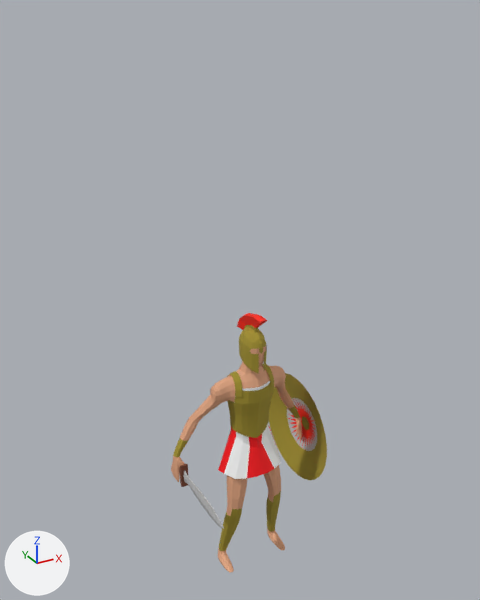
One commit to the FBX model Pacification/Assets/Prefabs/Features/Units/ReguarEra1.fbx: the scene before it, then after it.
One viewpoint serves both versions: a camera (50 mm lens) standing at (-4.01, -6.96, 5.88) and looking at (-0.03, 0.29, 2.26). The axes (+X, +Y, +Z) are drawn at lower left. The lights are the same throughout. Where no turn or scale is listed for an object, it has been applied to the vertices.

Objects in the first picture: 'Armure', 'Bouclier', 'Bracelet_armure', 'Bretelle_Armure', 'Casque', 'Corps', 'Crête', 'Jambes_armure', 'Mains', 'Pieds', 'Tunique', 'Tunique.001', 'Xiphos_manche'.
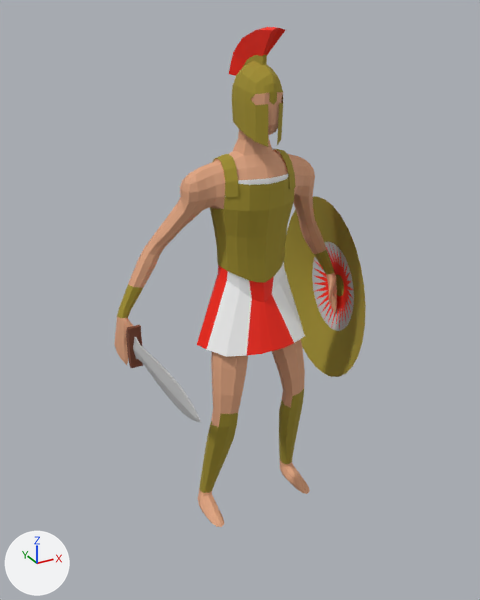
Where the change shows, as pixel boxes [x1, y1, x2, y2] in the pictures (480 x 600 px):
'Corps', moved, rescaled (72% wider, 96% taller): before [180, 346, 295, 516]; after [128, 92, 326, 427]
'Bouclier3', added (yellow): after [284, 196, 366, 377]
'Armure', moved, rescaled: before [227, 383, 274, 438]; after [210, 177, 294, 283]
'Tunique', moved, rescaled: before [224, 381, 281, 479]; after [206, 149, 305, 357]
'Tunique.001', moved, rescaled (66% wider, 67% taller): before [218, 424, 276, 478]; after [197, 265, 294, 356]
'Casque', moved, rescaled (79% wider, 90% taller): before [239, 325, 267, 373]; after [232, 55, 283, 147]
'Bouclier', deleted (yellow): before [269, 373, 327, 480]
'Jambes_armure', moved, rescaled (67% wider, 72% taller): before [219, 491, 281, 551]; after [200, 389, 304, 493]
'Xiphos_manche', moved, rescaled (65% wider, 48% taller): before [179, 464, 224, 529]; after [126, 325, 201, 422]
'Crête', moved, rescaled (84% wider, 178% taller): before [237, 313, 267, 330]; after [229, 27, 285, 76]
'Pieds', moved, rescaled (66% wider, 52% taller): before [218, 529, 285, 572]; after [198, 461, 310, 527]
'Bretelle_Armure', moved, rescaled (75% wider, 44% taller): before [227, 364, 274, 397]; after [213, 149, 296, 197]
'Mains', moved, rescaled (70% wider, 43% taller): before [171, 418, 302, 482]; after [114, 273, 337, 365]
'Bracelet_armure', moved, rescaled (71% wider, 35% taller): before [173, 406, 300, 457]; after [117, 249, 335, 318]

What the commit changed:
Mesh me_circle_002 is new.
It has 225 vertices, 320 faces and spans x -0.19..0.36, y -1.33..1.32, z -1.35..1.34.
Faces by material slot: [64, 128, 128].
It uses material mat_lame (grey #bbbbbb).
It uses material mat_crête (red #ff2000).
It uses material mat_armure (yellow #a2912d).
Object 'Jambes_armure' (ob_jambes_armure) moves from (0.0, 0.0, 0.49) to (0.0, -0.03, 3.02).
Object 'Jambes_armure' (ob_jambes_armure) is rescaled from (0.597, 0.597, 0.597) to (0.937, 0.937, 0.937).
Object 'Mains' (ob_mains) moves from (0.0, 0.0, 0.49) to (0.0, -0.03, 3.02).
Object 'Mains' (ob_mains) is rescaled from (0.597, 0.597, 0.597) to (0.937, 0.937, 0.937).
Object 'Tunique.001' (ob_tunique_001) moves from (0.0, 0.0, 0.49) to (0.0, -0.03, 3.02).
Object 'Tunique.001' (ob_tunique_001) is rescaled from (0.597, 0.597, 0.597) to (0.937, 0.937, 0.937).
Object 'Corps' (ob_corps) moves from (0.0, 0.0, 0.49) to (0.0, -0.03, 3.02).
Object 'Corps' (ob_corps) is rescaled from (0.597, 0.597, 0.597) to (0.937, 0.937, 0.937).
Object 'Bracelet_armure' (ob_bracelet_armure) moves from (0.0, 0.0, 0.49) to (0.0, -0.03, 3.02).
Object 'Bracelet_armure' (ob_bracelet_armure) is rescaled from (0.597, 0.597, 0.597) to (0.937, 0.937, 0.937).
Object 'Pieds' (ob_pieds) moves from (0.0, 0.0, 0.49) to (0.0, -0.03, 3.02).
Object 'Pieds' (ob_pieds) is rescaled from (0.597, 0.597, 0.597) to (0.937, 0.937, 0.937).
Object 'Tunique' (ob_tunique) moves from (0.0, 0.0, 0.49) to (0.0, -0.03, 3.02).
Object 'Tunique' (ob_tunique) is rescaled from (0.597, 0.597, 0.597) to (0.937, 0.937, 0.937).
Object 'Armure' (ob_armure) moves from (0.0, 0.0, 0.49) to (0.0, -0.03, 3.02).
Object 'Armure' (ob_armure) is rescaled from (0.61, 0.61, 0.61) to (0.958, 0.958, 0.958).
Object 'Casque' (ob_casque) moves from (0.0, 0.0, 0.49) to (0.0, -0.03, 3.02).
Object 'Casque' (ob_casque) is rescaled from (0.597, 0.597, 0.597) to (0.937, 0.937, 0.937).
Object 'Bretelle_Armure' (ob_bretelle_armure) moves from (0.0, 0.0, 0.49) to (0.0, -0.03, 3.02).
Object 'Bretelle_Armure' (ob_bretelle_armure) is rescaled from (0.597, 0.597, 0.597) to (0.937, 0.937, 0.937).
Object 'Xiphos_manche' (ob_xiphos_manche) moves from (-1.0, 0.42, -0.21) to (-1.57, 0.65, 1.96).
Object 'Xiphos_manche' (ob_xiphos_manche) is rescaled from (0.045, 0.0362, 0.045) to (0.0707, 0.0569, 0.0707).
Object 'Bouclier' (ob_bouclier) is deleted.
Object 'Crête' (ob_crête) moves from (0.0, 0.0, 0.49) to (0.0, -0.03, 3.02).
Object 'Crête' (ob_crête) is rescaled from (0.597, 0.597, 0.597) to (0.937, 0.937, 0.937).
Object 'Bouclier3' (ob_bouclier3) is new; it shows me_circle_002.
Its location is (1.41, 0.49, 2.08).
